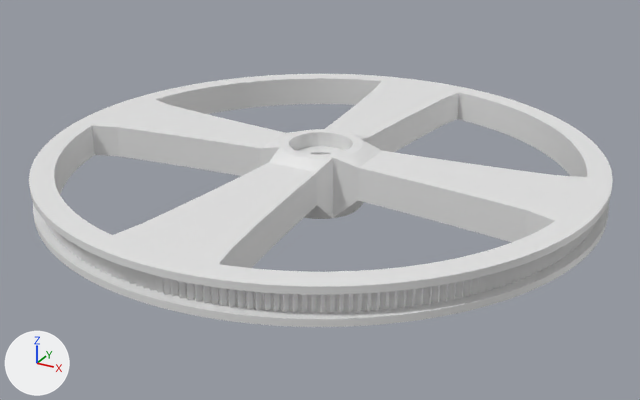
Before and after pictures for a commit that changed the Blender file РМ-000 Рука-манипулятор/РМ-200 Опорно-поворотное устройство/РМ-200-ОПУ-в-сборе.blend.
Both versions are drawn from a 50 mm lens placed at (119.3, -117.3, 110.2), pointed at (1.4, 97.0, 3.0). Lighting does not change. The marker at lower left points along +X, +Y and +Z. The same objects are shown in both versions, whatever each file hides.

The scene before the commit, as lines of its bpy script (objects in view):
```python
me_circle_001 = bpy.data.meshes.new('Circle.001')
me_circle_001.from_pydata(...)  # 2860 vertices, 3732 faces; spans x -83.0..83.0, y -83.0..83.0, z -9.0..10.0
ob_circle_001 = bpy.data.objects.new('Circle.001', me_circle_001)
ob_circle_001.location = (0.0, 100.0, 10.0)
```
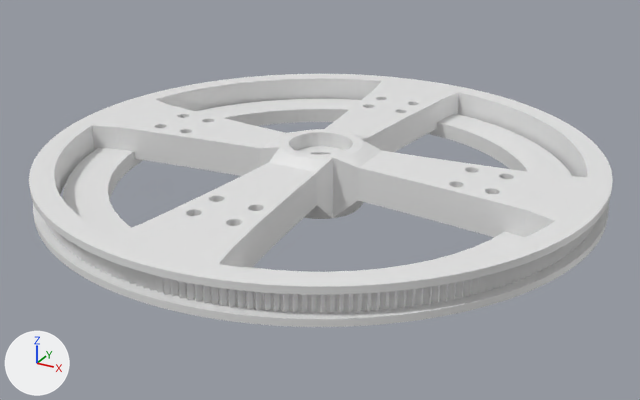
The change, as a diff of the scene's bpy script:
```diff
--- a/РМ-000 Рука-манипулятор/РМ-200 Опорно-поворотное устройство/РМ-200-ОПУ-в-сборе.blend.py
+++ b/РМ-000 Рука-манипулятор/РМ-200 Опорно-поворотное устройство/РМ-200-ОПУ-в-сборе.blend.py
@@ me_circle_001 @@
 # used by ob_circle_001; location = (0.0, 100.0, 10.0)
-me_circle_001.from_pydata(...)  # 2860 vertices, 3732 faces; spans x -83.0..83.0, y -83.0..83.0, z -9.0..10.0
+me_circle_001.from_pydata(...)  # 6978 vertices, 6356 faces; spans x -83.0..83.0, y -83.0..83.0, z -9.0..10.0
+# me_circle_001 part 1: 12 vertices removed from x -66.0..66.0, y -66.0..66.0, z -2.0; 4130 vertices added at x -75.0..75.0, y -75.0..75.0, z -5.0..8.0
```

Location of each change, (x1, y1, x2, y2) in pixels of the pictures (640 x 400 px):
part 1 of me_circle_001, built on
    before: (92, 93, 555, 268)
    after: (63, 93, 572, 271)
